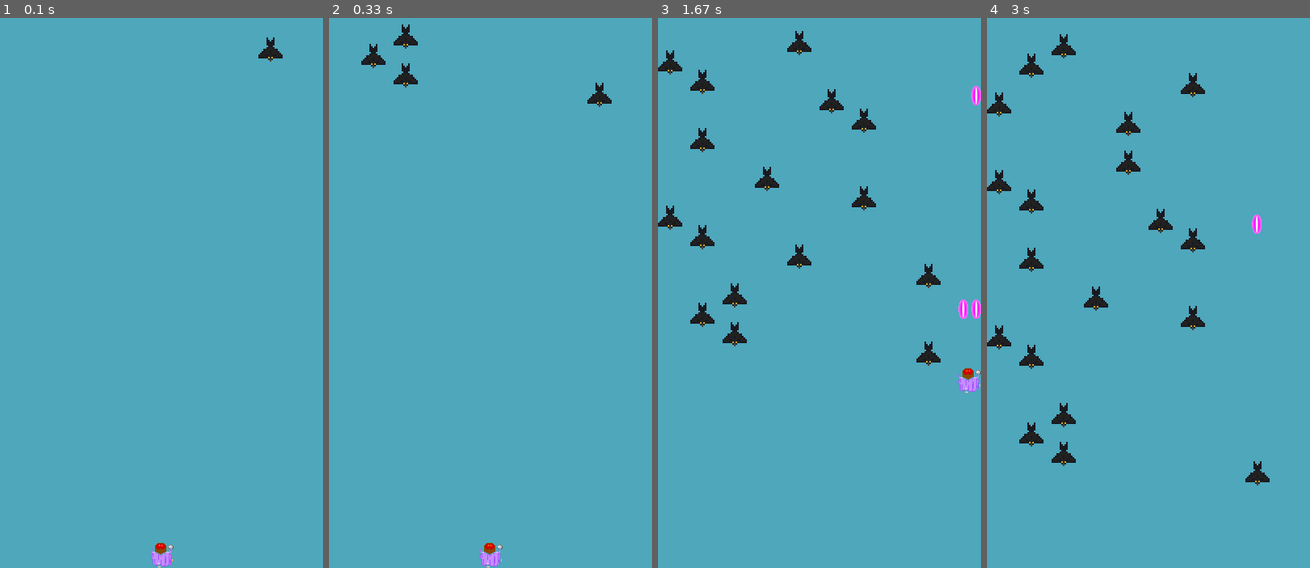
Above: before the commit, frames 1-4 (left to right).
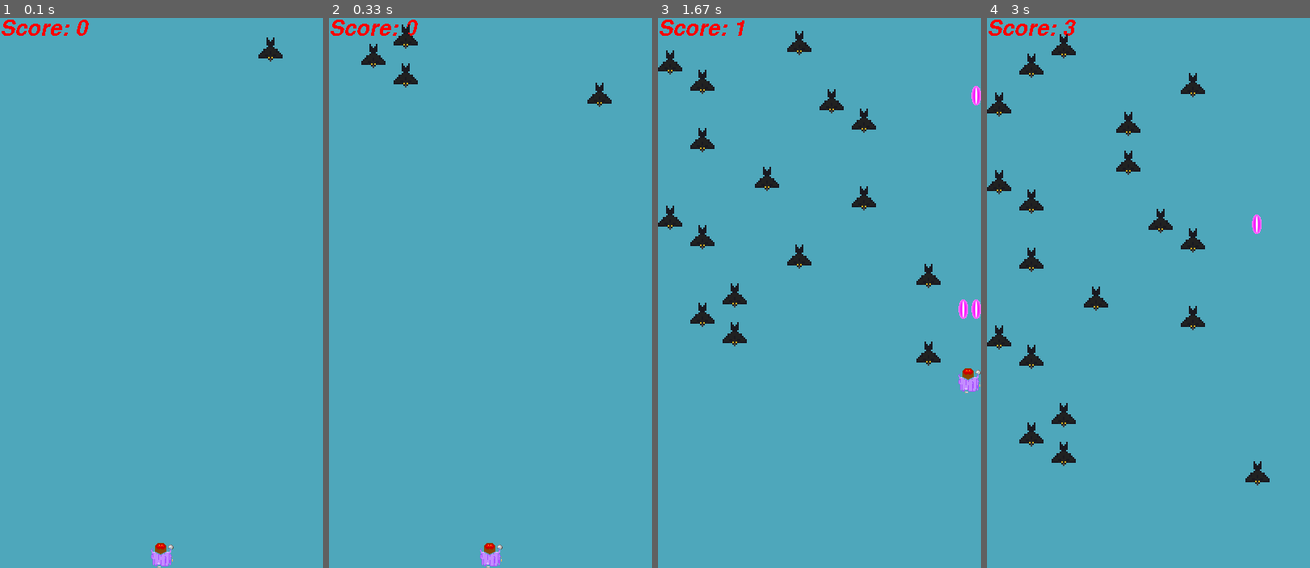
Above: after the commit, the same moments.

Repository: Andoree/Python-Study
Game: pygame game, started from game_project/gamev2.py
The game is run twice, just before and just after one commit, with the same random seed, the same clock (stepped at 60 frames per second) and the same inputs.
Inputs:
- Up to frame 1 (0.1 s): no input
- Up to frame 2 (0.33 s): no input
- Up to frame 3 (1.67 s): tap X at 0.33, 0.73, 1.03, 1.23, 1.57 s; hold Right 0.67-1.13 s; hold Up 1.17-1.47 s; hold Right from 1.5 s (still down)
- Up to frame 4 (3 s): tap X at 1.87, 2.07, 2.37 s; release Right at 1.97 s; hold Left 2-2.53 s

The runs differ from the first frame. In frame 1, 0.3% of the frame differs, in the area x 0-28%, y 0-4%; in frame 2, 0.3%; in frame 3, 0.3%; in frame 4, 0.3%.

Commit message:
adeed score

Diff:
--- a/game_project/gamev2.py
+++ b/game_project/gamev2.py
@@ -4,13 +4,11 @@
 import pygame as pg
 from pygame.locals import *
 
-# todo: Создать врагов
-# todo: Детектить колиизии
-# todo: апдейтить перемещения врагов
 window_width = 400
 window_height = 680
 BACKGROUND_COLOR = (78, 167, 187)
 enemy_size = (30, 30)
+SCORE = 0
 
 player_shot_size = (17, 35)
 screen_rect = Rect(0, 0, window_width, window_height)
@@ -57,10 +55,6 @@
         pos = self.rect.centerx + self.gun_offset + player_shot_size[0] / 2
         return pos, self.rect.top
 
-    '''def checkCollision(self, a):
-        if self.collideRect.collidepoint(a[0], a[1]) == True:
-            print("You clicked on me!")
-    '''
 
 class Player_shot(pg.sprite.Sprite):
     speed = -15
@@ -102,18 +96,32 @@
             self.kill()
 
 
-class dummysound:
-    def play(self): pass
 
 def load_sound(file):
-    if not pg.mixer: return dummysound()
     file = os.path.join(game_dir, 'sounds', file)
     try:
         sound = pg.mixer.Sound(file)
         return sound
     except pg.error:
         print ('Warning, unable to load, %s' % file)
-    return dummysound()
+
+
+class Score(pg.sprite.Sprite):
+    def __init__(self):
+        pg.sprite.Sprite.__init__(self)
+        self.font = pg.font.Font(None, 40)
+        self.font.set_italic(1)
+        self.color = Color('red')
+        self.lastscore = -1
+        self.update()
+        self.rect = self.image.get_rect().move(0, 0)
+
+    def update(self):
+        if SCORE != self.lastscore:
+            self.lastscore = SCORE
+            msg = "Score: %d" % SCORE
+            self.image = self.font.render(msg, 0, self.color)
+
 
 
 def main():
@@ -148,10 +156,12 @@
     shots = pg.sprite.Group()
     enemies = pg.sprite.Group()
 
+
     # Присвоение контейнеров
     Player.containers = all
     Player_shot.containers = all, shots
     Enemy.containers = all, enemies
+    Score.containers = all
 
     player = Player()
     # Таймеры появлений объектов
@@ -160,15 +170,20 @@
     crow_sound_timer = 0
 
 
+   # global score
+    global SCORE
+
+
+    if pg.font:
+        all.add(Score())
+
 
     while (player.alive()):
         for event in pg.event.get():
             if event.type == QUIT or \
                     (event.type == KEYDOWN and event.key == K_ESCAPE):
                 return
-            '''if event.type == pg.KEYUP:
-                if event.key == pg.K_x:
-                    gun_timer = 0'''
+
 
         key_state = pg.key.get_pressed()
         horiz_direction = key_state[K_RIGHT] - key_state[K_LEFT]
@@ -177,23 +192,18 @@
 
 
 
-        # Проверка на то, что враг коснулся нашего
-        # blocks_hit_list = pg.sprite.spritecollide(player, enemies, True)
-
-        # Проверка на попадание по врагу. UPD: уничтожает и снаряд
-
+        # Проверка на попадание по врагу.
         for shot in shots:
             enemies_hit_list = pg.sprite.spritecollide(shot, enemies, True)
             if len(enemies_hit_list) > 0:
+
+                SCORE += 1
                 if crow_sound_timer <= 0:
                     crow_sound.play()
                     crow_sound_timer = Enemy.CROW_SOUND_COOLDOWN
                 shot.kill()
         crow_sound_timer -= 1
-        '''
-        for alien in pg.sprite.groupcollide(shots, enemies, 1, 1).keys():
-            crow_sound.play()
-'''
+
         for enemy in pg.sprite.spritecollide(player, enemies, 1):
             player.kill()
 
